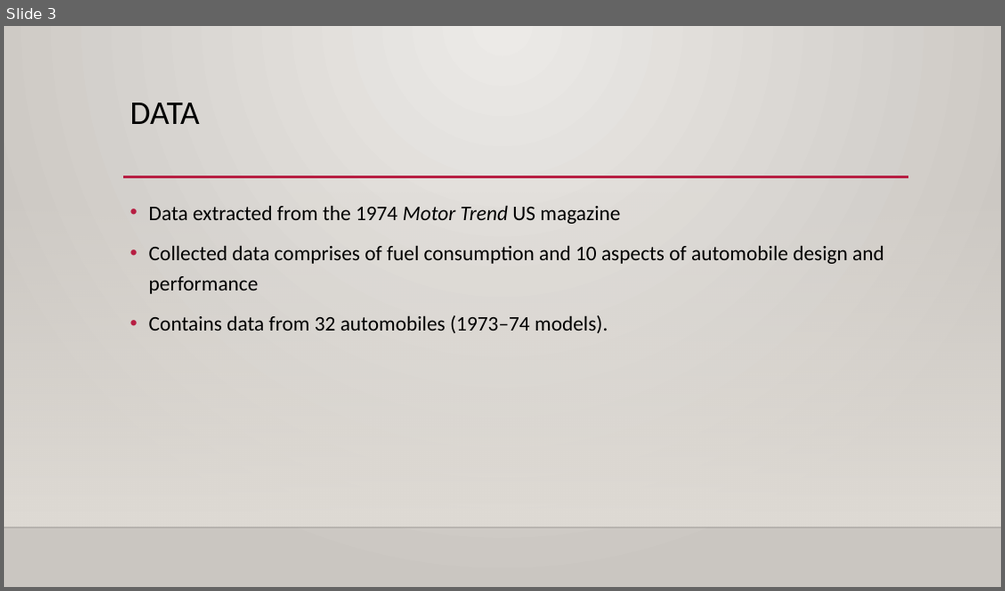
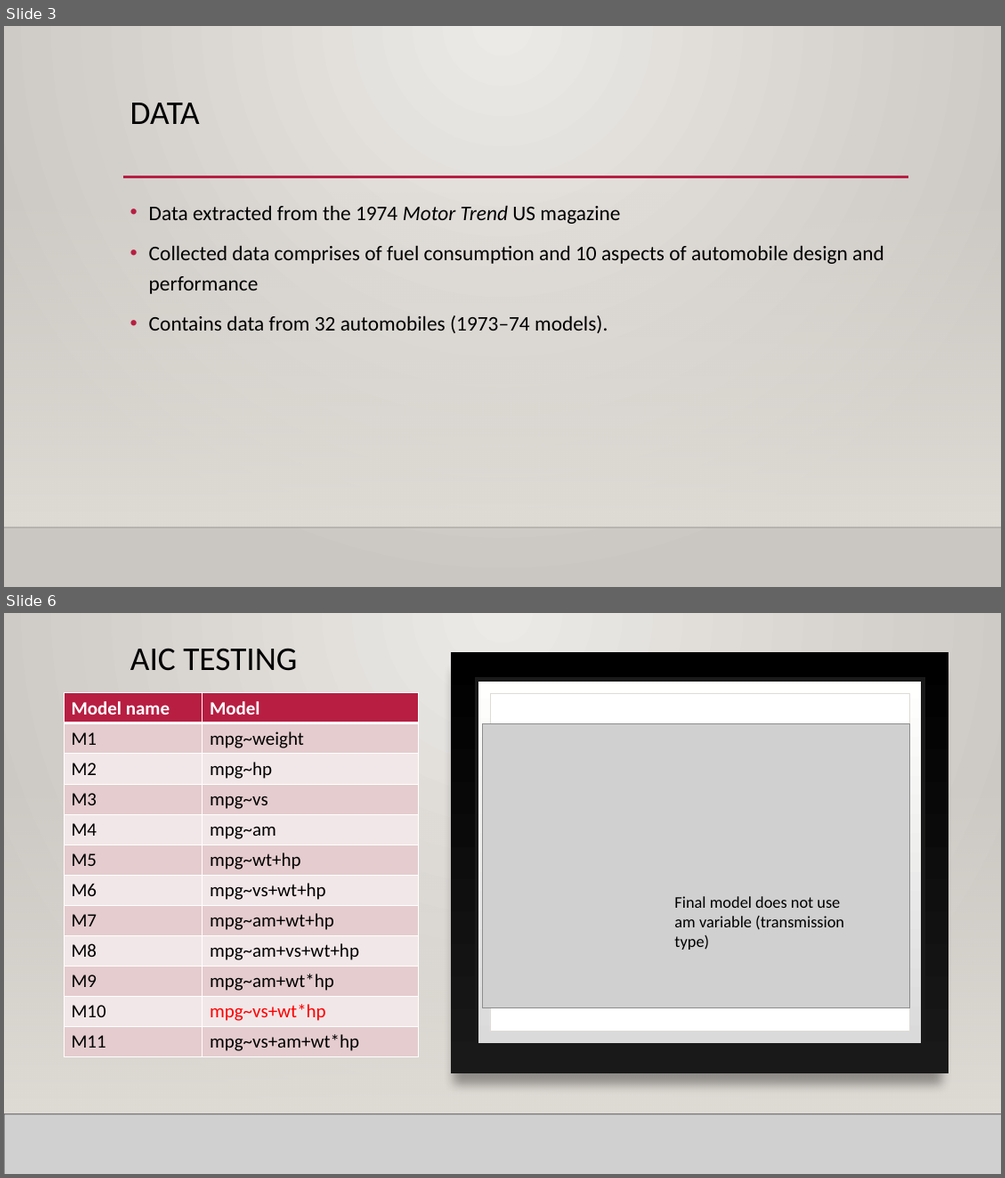
Before and after one commit to derpnallday/M260_project, a slide deck: presentation.pptx. Shown one above the other, each under a label of ours: slide 3 before the commit, slides 3 and 6 after it; the slides between them are not shown. The pictures are 1005x591 and 1005x1178 pixels, drawn with LibreOffice and Linux fonts; fonts in the diff are those of the drawing; grey boxes stand for pictures; background and template pictures are left out. Boxes give left, top, right and bottom in pixels: in the first picture for what was removed or moved away, otherwise in the second. Text is boxed around its words. In the diff, an @@ line names an element or a change of style, - is before the commit and + after.

Commit message:
did AIC testing and added more to presentation

```diff
--- a/presentation.pptx
+++ b/presentation.pptx
@@ slide 6 added at bbox=[4, 613, 1001, 1174], background gradient #ECEAE7 to #CAC7C1; not listed: 3 template elements that a slide beside it also shows @@
@@ rectangle added at bbox=[4, 613, 1001, 1174], fill gradient #ECEAE7 to #CAC7C1 @@
@@ title added at bbox=[130, 648, 297, 671], 32 pt, text #000000 @@
+AIC TESTING
@@ rectangle added at bbox=[451, 653, 948, 1074], fill gradient #000001 to #191919 @@
@@ rectangle added at bbox=[477, 680, 923, 1045], fill gradient #DADADA to #FFFFFE, outline #191919 4 pt @@
@@ table added at bbox=[64, 693, 418, 1054], 12 rows, 2 columns @@
+Model name | Model
+M1 | mpg~weight
+M2 | mpg~hp
+M3 | mpg~vs
+M4 | mpg~am
+M5 | mpg~wt+hp
+M6 | mpg~vs+wt+hp
+M7 | mpg~am+wt+hp
+M8 | mpg~am+vs+wt+hp
+M9 | mpg~am+wt*hp
+M10 | mpg~vs+wt*hp
+M11 | mpg~vs+am+wt*hp
@@ rectangle added at bbox=[490, 693, 910, 1031], fill #FFFFFF, outline #DFDBD5 0.5 pt @@
@@ picture added at bbox=[483, 723, 910, 1007] @@
@@ line added from (123, 764) to (412, 764), #B71E42 2.5 pt @@
@@ rectangle added at bbox=[4, 779, 1001, 1114], fill gradient #DFDBD5 @@
@@ text added at bbox=[674, 896, 844, 949], 15.7 pt, text #000000 @@
+Final model does not use am variable (transmission type)
@@ picture added at bbox=[4, 1114, 1001, 1174] @@
@@ line added from (4, 1114) to (1001, 1114), #000001 1 pt @@
```
Also in this commit, not shown: 2 slides changed, 4 other slides added, 1 other file.
